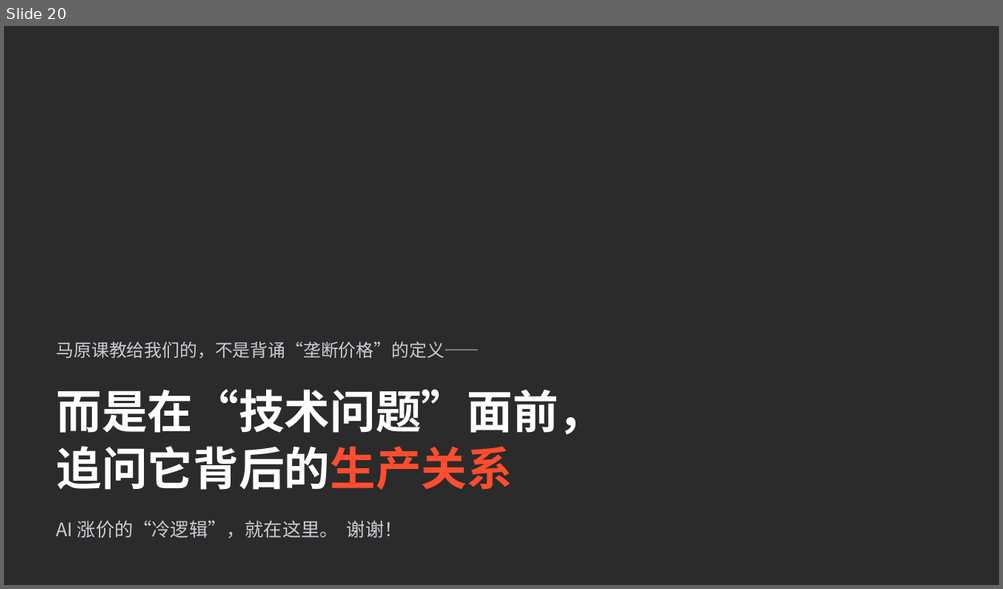
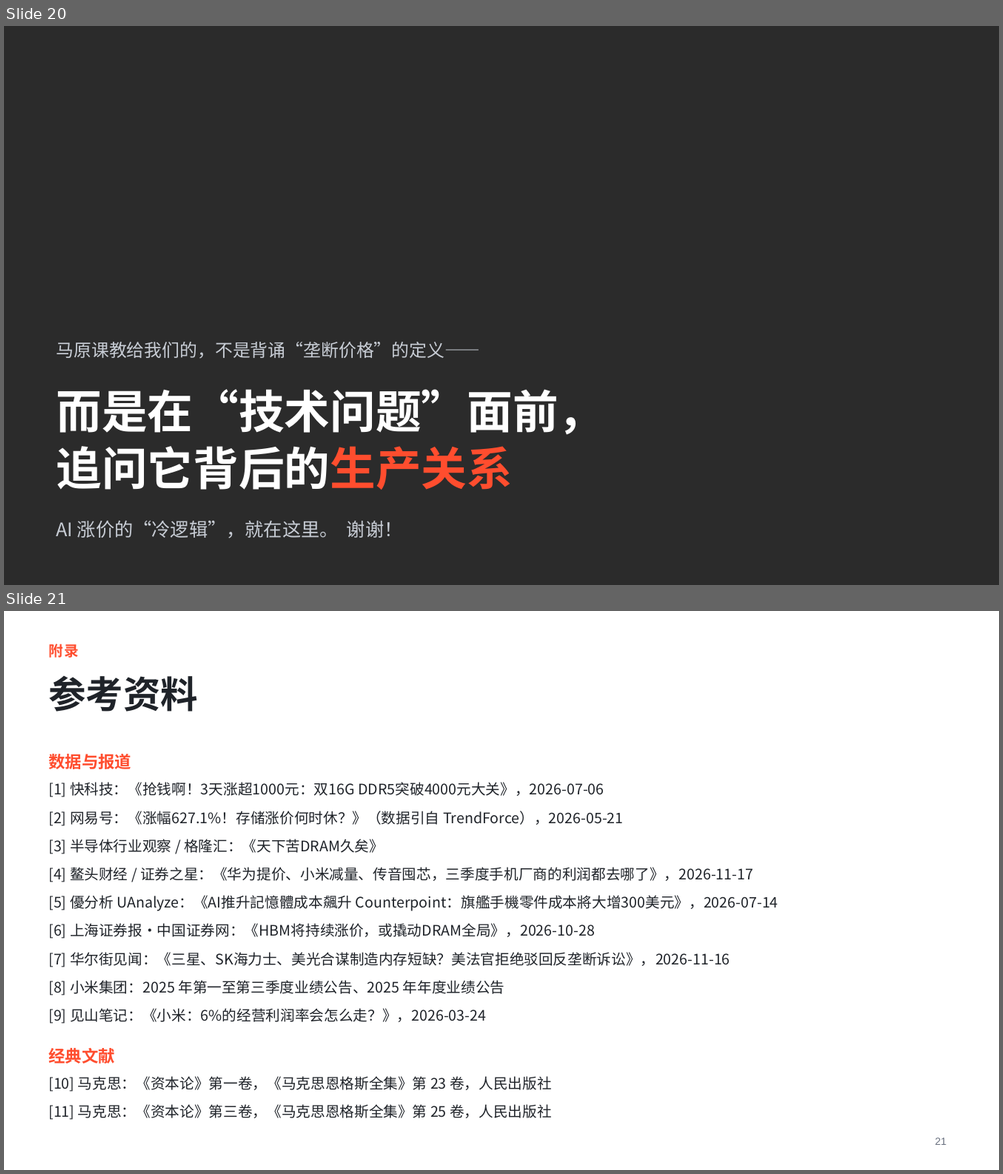
Before and after one commit to 1760139151lkh-ctrl/ppt-document, a slide deck: AI涨价的冷逻辑.pptx. Shown one above the other, each under a label of ours: slide 20 before the commit, slides 20 and 21 after it. The pictures are 1003x589 and 1003x1174 pixels, drawn with LibreOffice and Linux fonts; fonts in the diff are those of the drawing; background and template pictures are left out; a plain dark background stands for a picture behind light text. Boxes give left, top, right and bottom in pixels: in the first picture for what was removed or moved away, otherwise in the second. Text is boxed around its words. In the diff, an @@ line names an element or a change of style, - is before the commit and + after.

```diff
--- a/AI涨价的冷逻辑.pptx
+++ b/AI涨价的冷逻辑.pptx
@@ slide 21 added at (4, 611, 999, 1170), background #FFFFFF @@
@@ text added at (48, 644, 79, 658), 14 pt, text #FF4D2E, bold @@
+附录
@@ title added at (48, 676, 198, 712), 36 pt, text #1F2329, bold @@
+参考资料
@@ text added at (48, 754, 778, 1120), 14 pt, text #1F2329 @@
+数据与报道
+[1] 快科技：《抢钱啊！3天涨超1000元：双16G DDR5突破4000元大关》，2026-07-06
+[2] 网易号：《涨幅627.1%！存储涨价何时休？》（数据引自 TrendForce），2026-05-21
+[3] 半导体行业观察 / 格隆汇：《天下苦DRAM久矣》
+[4] 鳌头财经 / 证券之星：《华为提价、小米减量、传音囤芯，三季度手机厂商的利润都去哪了》，2026-11-17
+[5] 優分析 UAnalyze：《AI推升記憶體成本飆升 Counterpoint：旗艦手機零件成本將大增300美元》，2026-07-14
+[6] 上海证券报·中国证券网：《HBM将持续涨价，或撬动DRAM全局》，2026-10-28
+[7] 华尔街见闻：《三星、SK海力士、美光合谋制造内存短缺？美法官拒绝驳回反垄断诉讼》，2026-11-16
+[8] 小米集团：2025 年第一至第三季度业绩公告、2025 年年度业绩公告
+[9] 见山笔记：《小米：6%的经营利润率会怎么走？》，2026-03-24
+经典文献
+[10] 马克思：《资本论》第一卷，《马克思恩格斯全集》第 23 卷，人民出版社
+[11] 马克思：《资本论》第三卷，《马克思恩格斯全集》第 25 卷，人民出版社
@@ page number added at (935, 1138, 947, 1145), 10 pt, text #6B7280 @@
+21
```
Also in this commit, not shown: 13 slides changed, 1 other file.
